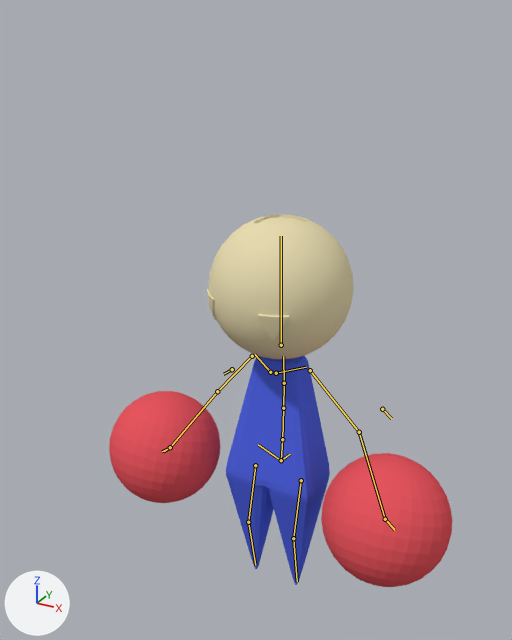
An edit to the Blender file WallKick_UnityProject/Assets/PlayerCharacter.blend, drawn before and after from the same camera.
One viewpoint serves both versions: a 50 mm camera at (4.13, -8.22, 8.75) aimed at (-0.06, -0.61, 4.94). The axes (+X, +Y, +Z) are drawn at lower left. The lights are the same throughout. The bones that bend it are drawn over the model as lines.

Objects in the first picture: 'Body', 'Head', 'LeftPunch', 'RightPunch'.
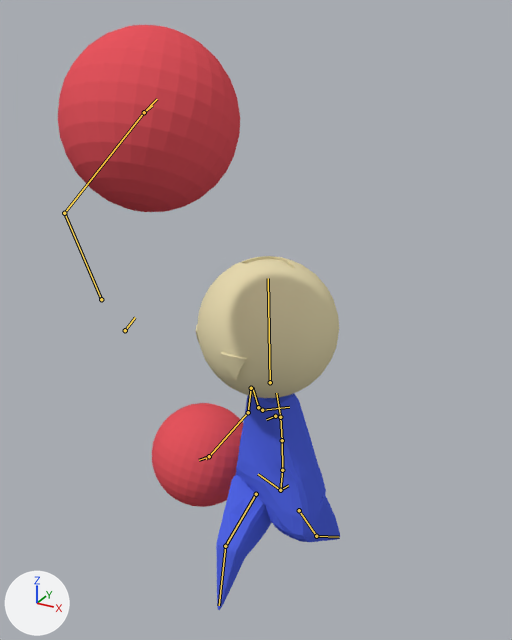
The newer file adds an action. The first version stands in its rest pose; the second is drawn at frame 6 of the action 'Punch_Uppercut'.

The edits, one by one:
Bone 'spine' (bone_spine) moves from (0.0, 0.0, 0.0) to (-0.001, -0.233, -0.033).
Bone 'spine' (bone_spine) turns from (0, 0, 0) to (0, -3, 0) degrees about its own x, y and z.
Bone 'spine.001' (bone_spine_001) turns from (0, 0, 0) to (2, -17, 0) degrees about its own x, y and z.
Bone 'spine.002' (bone_spine_002) turns from (0, 0, 0) to (2, 0, 1) degrees about its own x, y and z.
Bone 'spine.003' (bone_spine_003) turns from (0, 0, 0) to (2, 0, 0) degrees about its own x, y and z.
Bone 'spine.006' (bone_spine_006) turns from (0, 0, 0) to (-6, 0, -2) degrees about its own x, y and z.
Bone 'upper_arm.L' (bone_upper_arm_l) moves from (0.0, 0.0, 0.0) to (-0.785, -0.839, 0.972).
Bone 'forearm.L' (bone_forearm_l) turns from (0, 0, 0) to (-10, -9, 30) degrees about its own x, y and z.
Bone 'thigh.L' (bone_thigh_l) turns from (0, 0, 0) to (44, 2, -3) degrees about its own x, y and z.
Bone 'thigh.R' (bone_thigh_r) turns from (0, 0, 0) to (-53, 1, -1) degrees about its own x, y and z.
Bone 'shin.R' (bone_shin_r) turns from (0, 0, 0) to (32, -2, 3) degrees about its own x, y and z.
Bone 'hand_IK.L' (bone_hand_ik_l) moves from (0.0, 0.0, 0.0) to (-1.341, -2.0, 1.089).
Bone 'hand_IK.L' (bone_hand_ik_l) turns from (0, 0, 0) to (-106, -15, -55) degrees about its own x, y and z.
Bone 'elbow.L' (bone_elbow_l) moves from (0.0, 0.0, 0.0) to (-0.066, -0.316, 0.964).
Bone 'hand_IK.R' (bone_hand_ik_r) moves from (0.0, 0.0, 0.0) to (-0.259, 0.071, -0.377).
Bone 'hand_IK.R' (bone_hand_ik_r) turns from (0, 0, 0) to (17, 26, -1) degrees about its own x, y and z.

What differs and where, as boxes [x1, y1, x2, y2] in the pictures (512 x 640 px):
'LeftPunch', posed (39% wider, 39% taller)
    before: [321, 453, 452, 587]
    after: [58, 25, 240, 212]
'Head', posed
    before: [207, 215, 354, 359]
    after: [196, 256, 339, 398]
'Body', posed (19% wider)
    before: [226, 355, 330, 585]
    after: [216, 393, 340, 610]
'RightPunch', posed
    before: [109, 391, 220, 503]
    after: [152, 403, 243, 507]
bone 'spine', root to tip
    before: (281, 460) to (282, 439)
    after: (280, 490) to (282, 470)
bone 'spine.001', root to tip
    before: (282, 439) to (283, 408)
    after: (282, 470) to (282, 440)
bone 'spine.002', root to tip
    before: (283, 408) to (284, 383)
    after: (282, 440) to (280, 417)
bone 'spine.003', root to tip
    before: (284, 383) to (283, 356)
    after: (280, 417) to (276, 393)
bone 'spine.006', root to tip
    before: (281, 345) to (281, 236)
    after: (270, 382) to (268, 278)
bone 'upper_arm.L', root to tip
    before: (310, 370) to (359, 432)
    after: (101, 299) to (64, 213)
bone 'forearm.L', root to tip
    before: (359, 432) to (385, 519)
    after: (64, 213) to (144, 112)
bone 'thigh.L', root to tip
    before: (301, 480) to (293, 538)
    after: (299, 510) to (316, 536)
bone 'thigh.R', root to tip
    before: (255, 465) to (248, 522)
    after: (256, 494) to (225, 546)
bone 'shin.R', root to tip
    before: (248, 522) to (255, 565)
    after: (225, 546) to (219, 605)
bone 'hand_IK.L', root to tip
    before: (385, 519) to (394, 530)
    after: (144, 112) to (152, 105)
bone 'elbow.L', root to tip
    before: (382, 409) to (391, 418)
    after: (125, 330) to (135, 317)
bone 'hand_IK.R', root to tip
    before: (170, 447) to (162, 451)
    after: (209, 456) to (199, 460)
